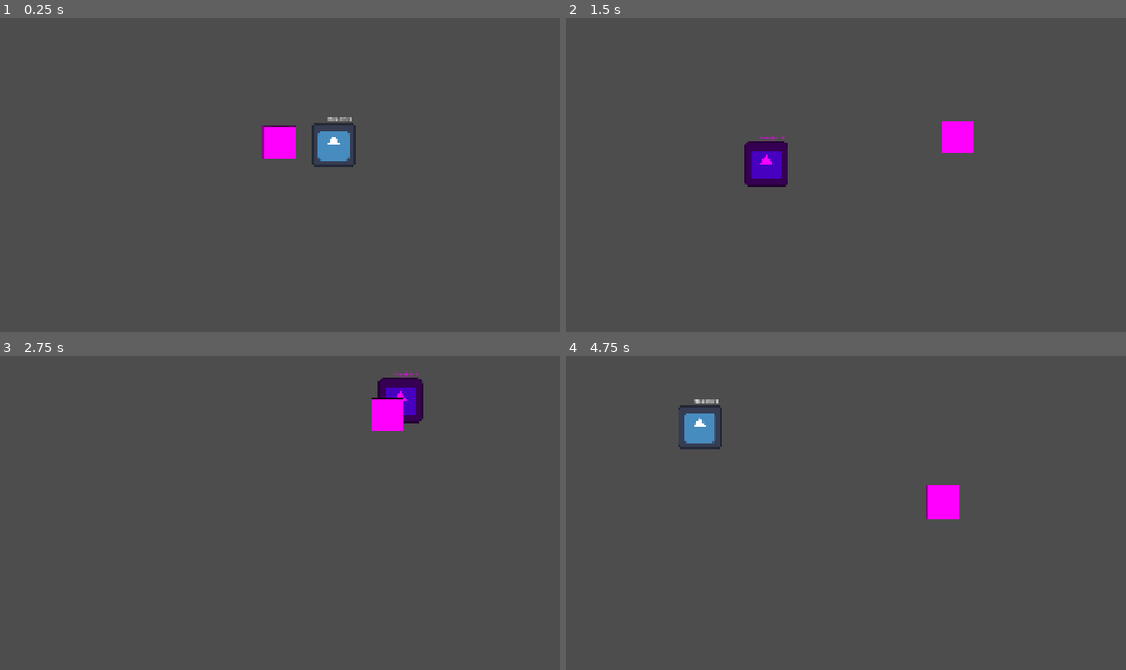
Above: before the commit, frames 1-4 (two rows, left to right).
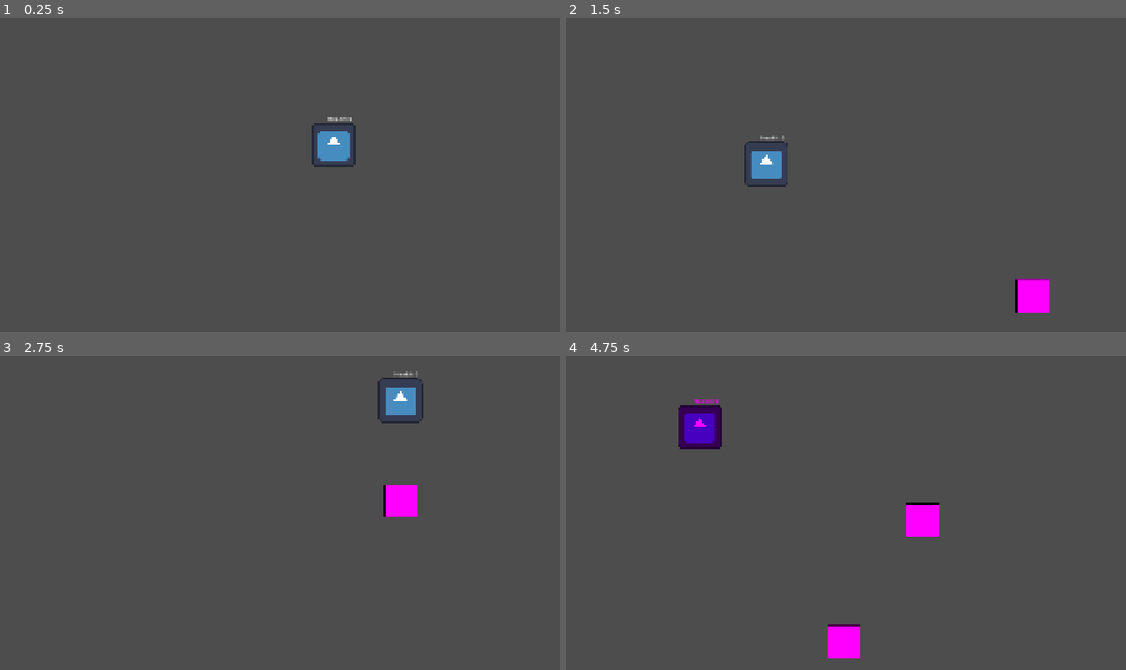
Above: after the commit, the same moments.

Repository: rinevard/GMTK2025
Game: Godot game, scene res://scenes/main.tscn
Same seed, same stepped clock (60 frames per second), same inputs: the game is played once before the commit and once after it. The engine's default icon, where the game draws it, is replaced by a stand-in: a white triangle on a blue panel in a dark square.
Inputs (mouse positions are in pixels of both pictures, inside the frame that each line leads up to):
- Up to frame 1 (0.25 s): no input
- Up to frame 2 (1.5 s): move the mouse to (1047, 124) at 0.52 s; click (1047, 124) at 0.67 s; move the mouse to (767, 162) at 1.27 s; click (767, 162) at 1.42 s
- Up to frame 3 (2.75 s): move the mouse to (397, 399) at 2.02 s; click (397, 399) at 2.17 s
- Up to frame 4 (4.75 s): move the mouse to (868, 556) at 2.77 s; click (868, 556) at 2.92 s; move the mouse to (1098, 538) at 3.52 s; click (1098, 538) at 3.67 s; move the mouse to (700, 425) at 4.27 s; click (700, 425) at 4.42 s

The runs differ from the first frame. In frame 1, 0.6% of the frame differs, in the area x 46-53%, y 34-45%; in frame 2, 2.4%; in frame 3, 2.1%; in frame 4, 2.8%, in the area x 20-71%, y 13-97%.

Commit message:
搭了一个简单的关卡做测试

Diff:
--- /dev/null
+++ b/scenes/enemies/enemy_handler.tscn
@@ -0,0 +1,39 @@
+[gd_scene load_steps=2 format=3 uid="uid://d1ieh7spa4da7"]
+
+[ext_resource type="Script" uid="uid://c2rk3o6xbnwah" path="res://scripts/enemies/enemy_handler.gd" id="1_26qwv"]
+
+[node name="EnemyHandler" type="Node2D" node_paths=PackedStringArray("spawn_pos")]
+script = ExtResource("1_26qwv")
+spawn_pos = NodePath("SpawnPos")
+
+[node name="SpawnPos" type="Node2D" parent="."]
+
+[node name="Marker2D" type="Marker2D" parent="SpawnPos"]
+position = Vector2(-344, 126)
+
+[node name="Marker2D2" type="Marker2D" parent="SpawnPos"]
+position = Vector2(-283, 712)
+
+[node name="Marker2D3" type="Marker2D" parent="SpawnPos"]
+position = Vector2(591, 1513)
+
+[node name="Marker2D4" type="Marker2D" parent="SpawnPos"]
+position = Vector2(1554, 1485)
+
+[node name="Marker2D5" type="Marker2D" parent="SpawnPos"]
+position = Vector2(2350, 1285)
+
+[node name="Marker2D6" type="Marker2D" parent="SpawnPos"]
+position = Vector2(2433, 689)
+
+[node name="Marker2D7" type="Marker2D" parent="SpawnPos"]
+position = Vector2(2425, 29)
+
+[node name="Marker2D8" type="Marker2D" parent="SpawnPos"]
+position = Vector2(1783, -416)
+
+[node name="Marker2D9" type="Marker2D" parent="SpawnPos"]
+position = Vector2(929, -371)
+
+[node name="Marker2D10" type="Marker2D" parent="SpawnPos"]
+position = Vector2(55, -358)
--- a/scenes/level/base_level.tscn
+++ b/scenes/level/base_level.tscn
@@ -1,3 +1,14 @@
-[gd_scene format=3 uid="uid://cx0yvywbjnai7"]
+[gd_scene load_steps=4 format=3 uid="uid://cx0yvywbjnai7"]
+
+[ext_resource type="PackedScene" uid="uid://b0ptm7s1g5hvs" path="res://scenes/player/player.tscn" id="1_upopr"]
+[ext_resource type="PackedScene" uid="uid://samklyvqty0f" path="res://scenes/sigils/sigil_pen.tscn" id="2_7xj1c"]
+[ext_resource type="PackedScene" uid="uid://d1ieh7spa4da7" path="res://scenes/enemies/enemy_handler.tscn" id="3_7xj1c"]
 
 [node name="BaseLevel" type="Node2D"]
+
+[node name="Player" parent="." instance=ExtResource("1_upopr")]
+position = Vector2(1646, 261)
+
+[node name="SigilPen" parent="." instance=ExtResource("2_7xj1c")]
+
+[node name="EnemyHandler" parent="." instance=ExtResource("3_7xj1c")]
--- /dev/null
+++ b/scenes/level/level_1.tscn
@@ -0,0 +1,16 @@
+[gd_scene load_steps=5 format=3 uid="uid://gxhg1tmpjq3r"]
+
+[ext_resource type="Script" uid="uid://4s01i07hsli7" path="res://scripts/levels/level_1.gd" id="1_xbhhu"]
+[ext_resource type="PackedScene" uid="uid://b0ptm7s1g5hvs" path="res://scenes/player/player.tscn" id="2_u8rbc"]
+[ext_resource type="PackedScene" uid="uid://samklyvqty0f" path="res://scenes/sigils/sigil_pen.tscn" id="3_0f3yk"]
+[ext_resource type="PackedScene" uid="uid://d1ieh7spa4da7" path="res://scenes/enemies/enemy_handler.tscn" id="4_nfqjd"]
+
+[node name="Level1" type="Node2D"]
+script = ExtResource("1_xbhhu")
+
+[node name="Player" parent="." instance=ExtResource("2_u8rbc")]
+position = Vector2(650, 452)
+
+[node name="SigilPen" parent="." instance=ExtResource("3_0f3yk")]
+
+[node name="EnemyHandler" parent="." instance=ExtResource("4_nfqjd")]
--- a/scenes/main.tscn
+++ b/scenes/main.tscn
@@ -1,15 +1,7 @@
-[gd_scene load_steps=4 format=3 uid="uid://1qhkngukjpre"]
+[gd_scene load_steps=2 format=3 uid="uid://1qhkngukjpre"]
 
-[ext_resource type="PackedScene" uid="uid://b0ptm7s1g5hvs" path="res://scenes/player/player.tscn" id="1_o5qli"]
-[ext_resource type="PackedScene" uid="uid://krhoxrvynsul" path="res://scenes/enemies/melee_enemy.tscn" id="2_0wfyh"]
-[ext_resource type="PackedScene" uid="uid://samklyvqty0f" path="res://scenes/sigils/sigil_pen.tscn" id="3_sugp2"]
+[ext_resource type="PackedScene" uid="uid://gxhg1tmpjq3r" path="res://scenes/level/level_1.tscn" id="1_o5qli"]
 
 [node name="Main" type="Node2D"]
 
-[node name="Player" parent="." instance=ExtResource("1_o5qli")]
-position = Vector2(1646, 261)
-
-[node name="MeleeEnemy" parent="." instance=ExtResource("2_0wfyh")]
-position = Vector2(701, 528)
-
-[node name="SigilPen" parent="." instance=ExtResource("3_sugp2")]
+[node name="Level1" parent="." instance=ExtResource("1_o5qli")]
--- /dev/null
+++ b/scripts/enemies/enemy_handler.gd
@@ -0,0 +1,16 @@
+class_name EnemyHandler
+extends Node2D
+
+@export var spawn_pos: Node2D
+const MELEE_ENEMY = preload("res://scenes/enemies/melee_enemy.tscn")
+
+var markers: Array = []
+
+func _ready() -> void:
+	markers = spawn_pos.get_children()
+
+func spawn_enemy() -> void:
+	var rand_idx = randi_range(0, markers.size() - 1)
+	var melee_enemy = MELEE_ENEMY.instantiate()
+	melee_enemy.global_position = markers[rand_idx].global_position
+	add_child(melee_enemy)
--- a/scripts/globals/gesture_recognizer.gd
+++ b/scripts/globals/gesture_recognizer.gd
@@ -4,7 +4,7 @@
 # Ramer-Douglas-Peucker 算法的 epsilon 值。
 const RDP_EPSILON = 50.0
 # 定义一个“角”的角度阈值（单位：度）。
-const CORNER_ANGLE_THRESHOLD_DEGREES = 150.0
+const CORNER_ANGLE_THRESHOLD_DEGREES = 160.0
 
 # 多边形拟合误差阈值。
 const POLYGON_FIT_ERROR_THRESHOLD = 12.0
--- /dev/null
+++ b/scripts/levels/level_1.gd
@@ -0,0 +1,12 @@
+extends Node2D
+
+@onready var enemy_handler: EnemyHandler = $EnemyHandler
+
+var spwan_gap: float = 3.0
+var time_after_last_spawn: float = 0.0
+
+func _process(delta: float) -> void:
+	time_after_last_spawn -= delta
+	if time_after_last_spawn <= 0:
+		enemy_handler.spawn_enemy()
+		time_after_last_spawn = spwan_gap
--- a/scripts/sigil/sigil.gd
+++ b/scripts/sigil/sigil.gd
@@ -7,7 +7,7 @@
 @onready var line_2d: Line2D = $Line2D
 var points: PackedVector2Array = []
 var magics: Array[Magic] = []
-var live_duration: float = 10.0
+var live_duration: float = 0.3
 
 static func new_sigil(sigil_points: PackedVector2Array, sigil_magics: Array[Magic]) -> Sigil:
 	var sigil = SIGIL.instantiate()
@@ -20,6 +20,8 @@
 	shape.points = points
 	collision_shape_2d.shape = shape
 	line_2d.points = points
+	if (points.size() <= 6):
+		live_duration = 1.0
 	for magic in magics:
 		magic_handler.add_child(magic)
 
--- a/scripts/sigil/sigil_pen.gd
+++ b/scripts/sigil/sigil_pen.gd
@@ -32,6 +32,7 @@
 		points.append(new_point)
 		line_2d.points = points
 		if _check_self_cross():
+			print("点数: ", sigil_points.size())
 			_create_sigil()
 			_end_draw()
 
Not shown, added: export_presets.cfg
Not shown, added: scripts/enemies/enemy_handler.gd.uid
Not shown, added: scripts/levels/level_1.gd.uid
Not shown, changed: .gitignore
